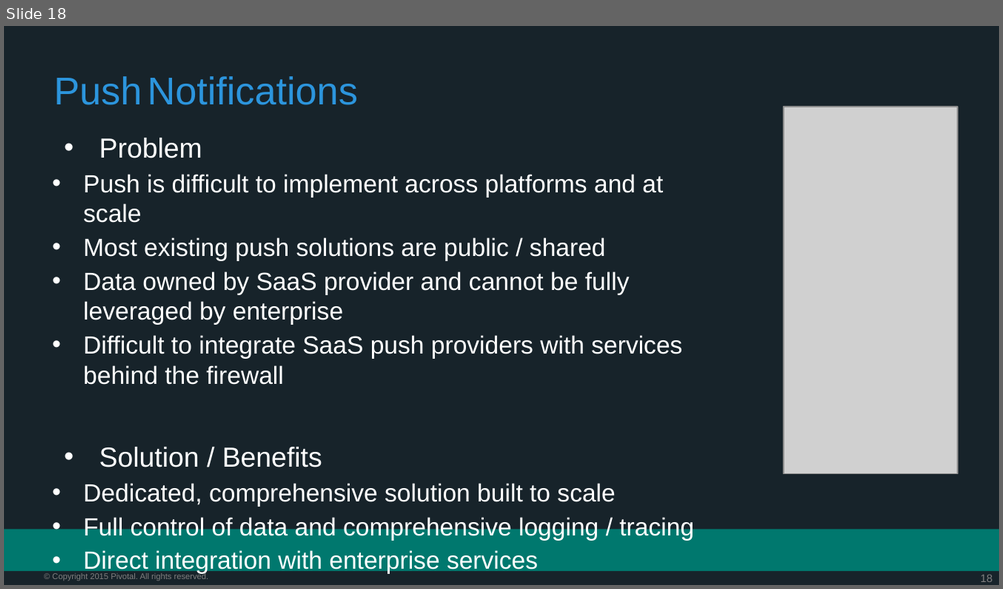
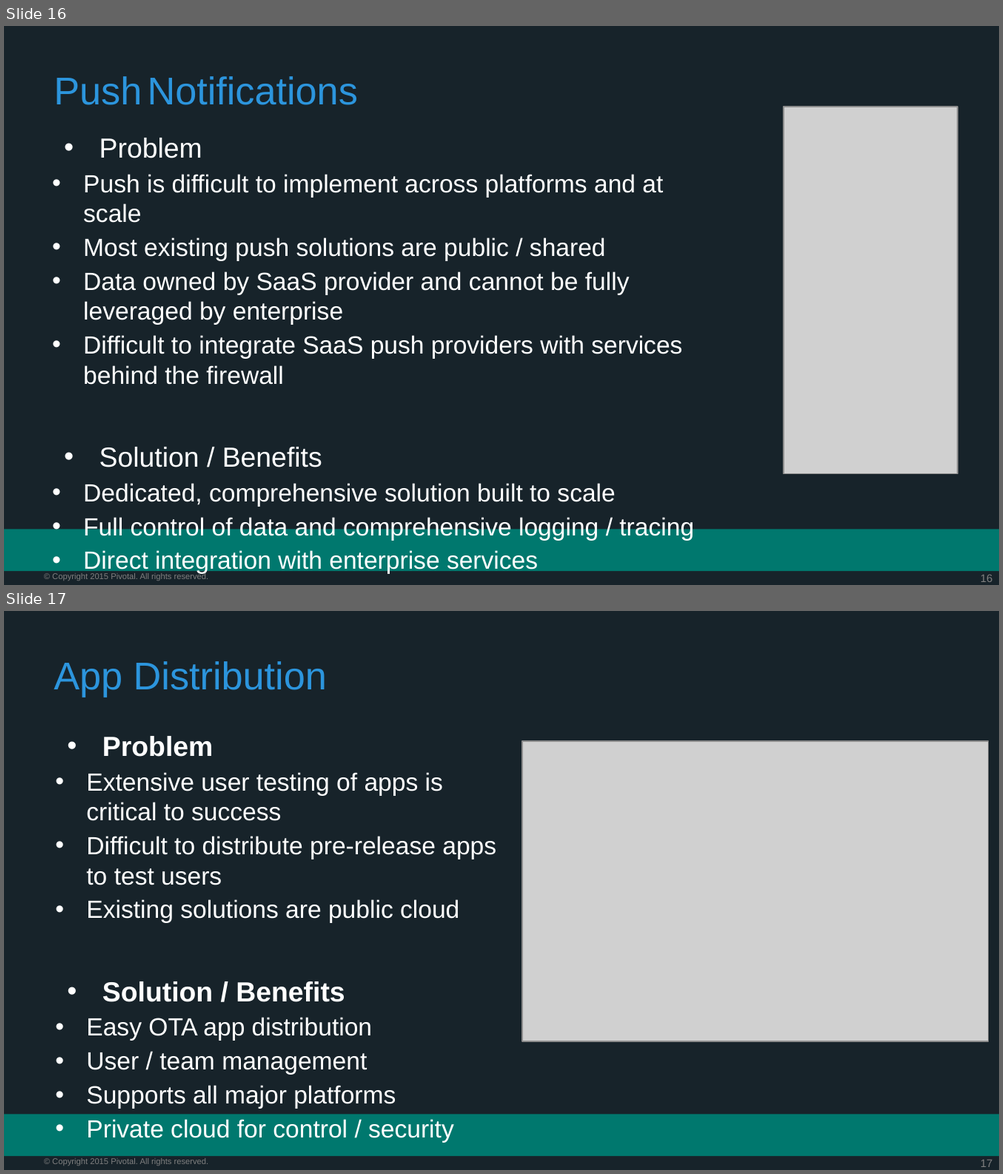
Before and after one commit to vmware-archive/PCF-Workshop-101, a slide deck: presentations/Session_4_Services_Overview.pptx. Shown one above the other, each under a label of ours: slide 18 before the commit, slides 16 and 17 after it. The pictures are 1003x589 and 1003x1174 pixels, drawn with LibreOffice and Linux fonts; fonts in the diff are those of the drawing; grey boxes stand for pictures; background and template pictures are left out. Boxes give left, top, right and bottom in pixels: in the first picture for what was removed or moved away, otherwise in the second. Text is boxed around its words. In the diff, an @@ line names an element or a change of style, - is before the commit and + after.

```diff
--- a/presentations/Session_4_Services_Overview.pptx
+++ b/presentations/Session_4_Services_Overview.pptx
@@ slide 17 added at [4, 611, 999, 1170], background #17232A; not listed: 3 template elements that a slide beside it also shows @@
@@ title added at [54, 661, 327, 697], 28 pt, text #2C95DD @@
+App Distribution
@@ text added at [86, 736, 496, 1142], 18 pt, text #FFFFFF @@
+• Problem
+  • Extensive user testing of apps is critical to success
+  • Difficult to distribute pre-release apps to test users
+  • Existing solutions are public cloud
+• Solution / Benefits
+  • Easy OTA app distribution
+  • User / team management
+  • Supports all major platforms
+  • Private cloud for control / security
@@ picture added at [522, 741, 989, 1042] @@
@@ what was slide 18 is now slide 16 @@
@@ page number at [980, 575, 993, 582]: text changed @@
-18
+16
```
Also in this commit, not shown: 3 slides removed.
